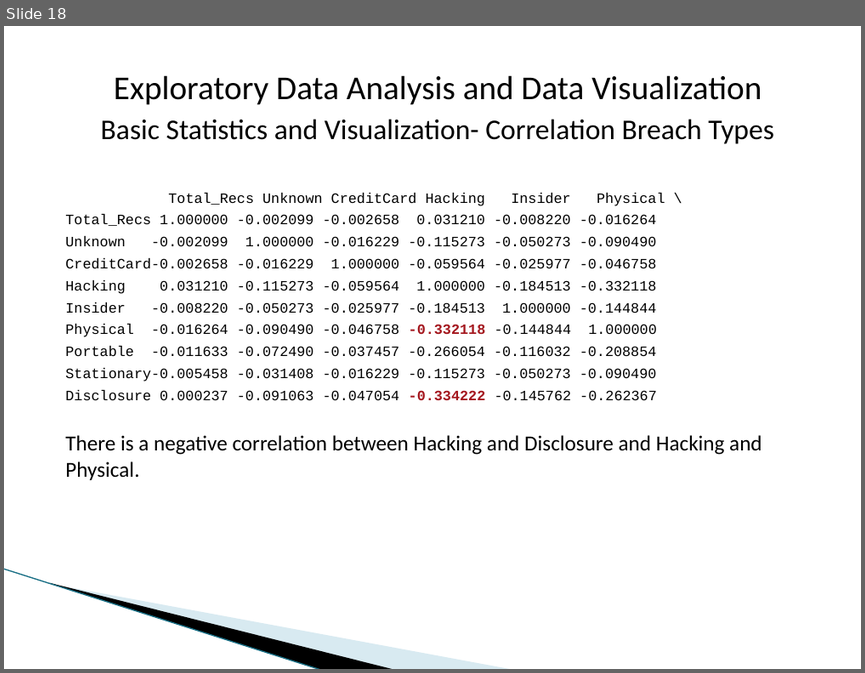
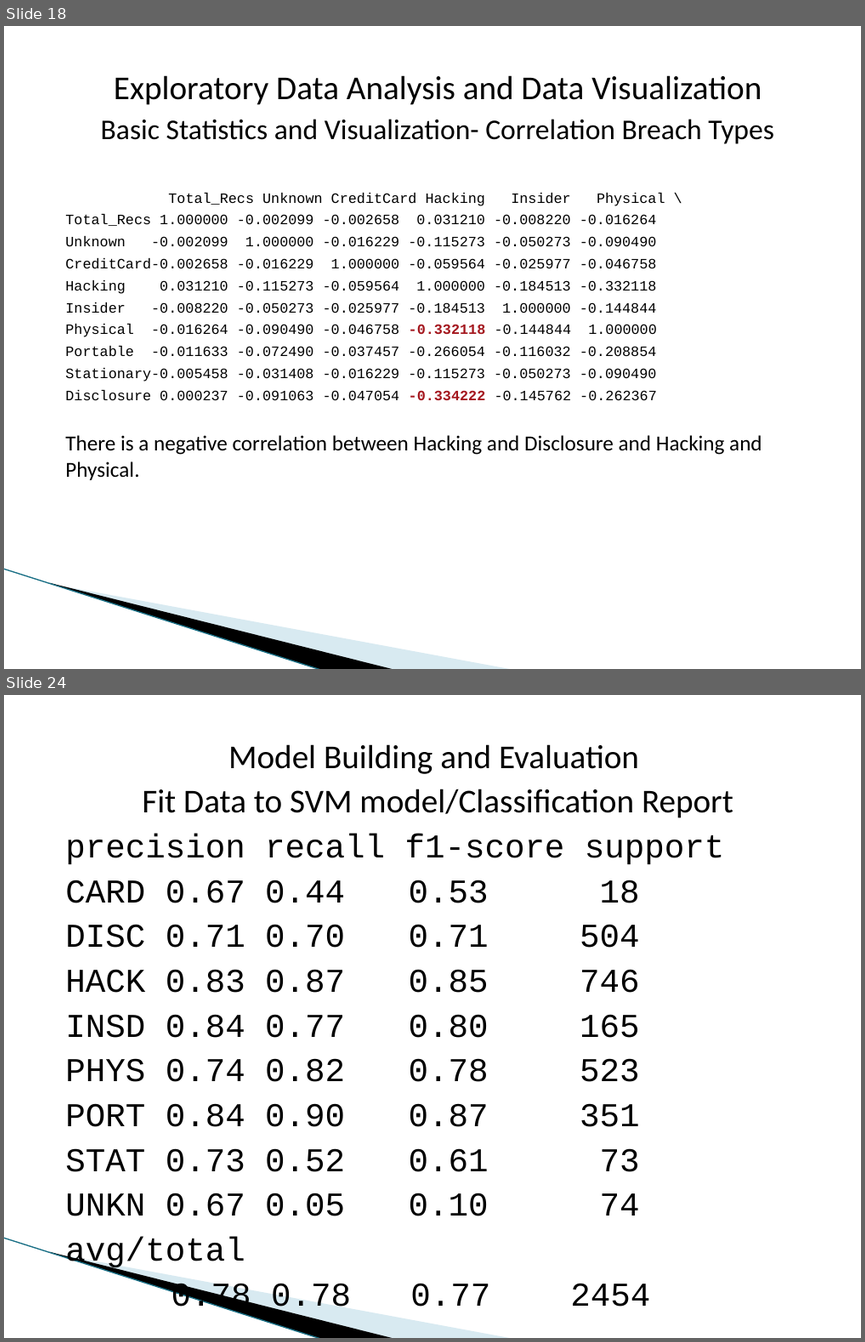
Before and after one commit to dmrod01/Capstone, a slide deck: Final Analysis - Data Capstone Project - Data Breaches.pptx. Shown one above the other, each under a label of ours: slide 18 before the commit, slides 18 and 24 after it; the slides between them are not shown. The pictures are 865x673 and 865x1342 pixels, drawn with LibreOffice and Linux fonts; fonts in the diff are those of the drawing; background and template pictures are left out. Boxes give left, top, right and bottom in pixels: in the first picture for what was removed or moved away, otherwise in the second. Text is boxed around its words. In the diff, an @@ line names an element or a change of style, - is before the commit and + after.

```diff
--- a/Final Analysis - Data Capstone Project - Data Breaches.pptx
+++ b/Final Analysis - Data Capstone Project - Data Breaches.pptx
@@ slide 24 added at <box>4,695,861,1338</box>, background #FFFFFF; not listed: 3 template elements that a slide beside it also shows @@
@@ text added at <box>65,744,733,1314</box>, 28 pt, text #000000 @@
+Model Building and Evaluation
+Fit Data to SVM model/Classification Report
+precision recall f1-score support
+CARD 0.67 0.44 0.53 18
+DISC 0.71 0.70 0.71 504
+HACK 0.83 0.87 0.85 746
+INSD 0.84 0.77 0.80 165
+PHYS 0.74 0.82 0.78 523
+PORT 0.84 0.90 0.87 351
+STAT 0.73 0.52 0.61 73
+UNKN 0.67 0.05 0.10 74
+avg/total
+0.78 0.78 0.77 2454
```
Also in this commit, not shown: 15 other slides added.
